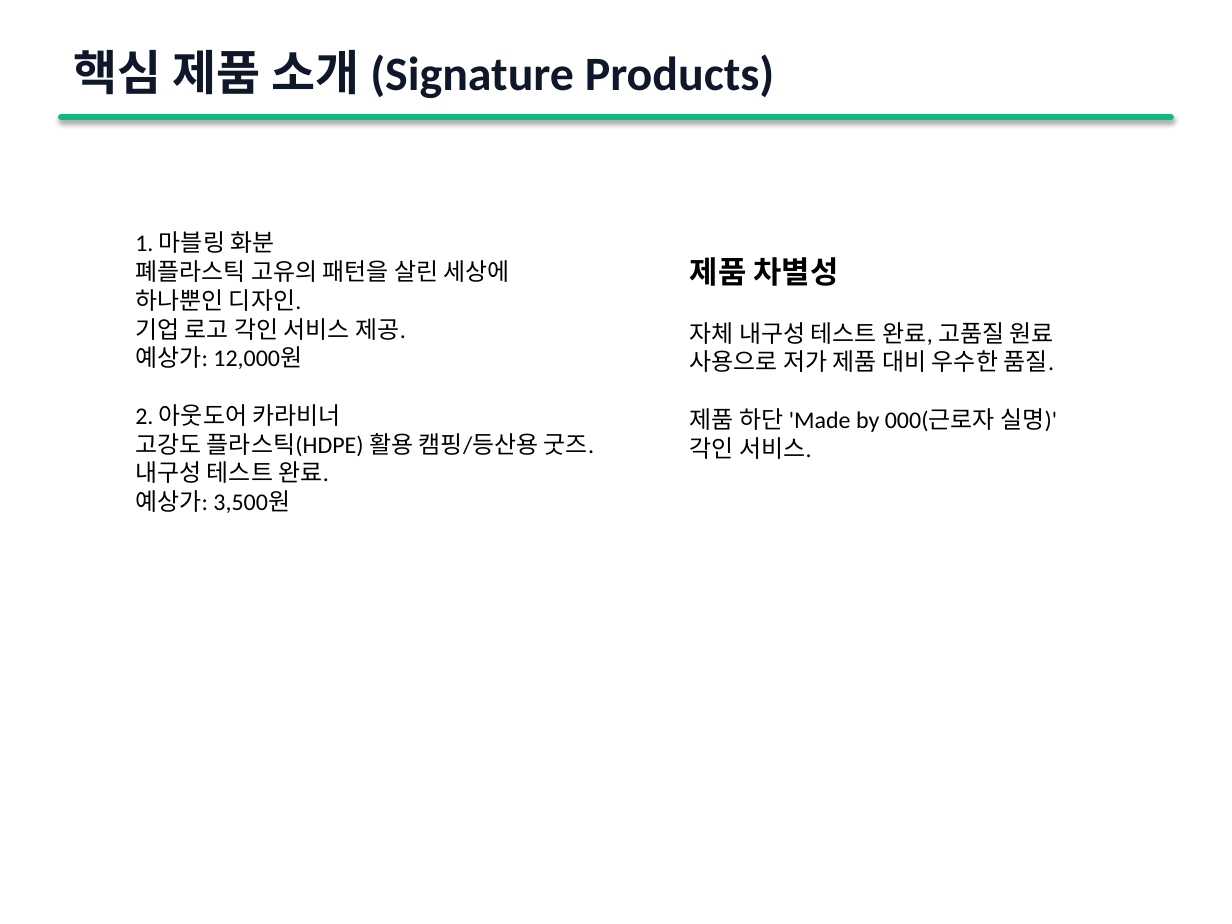
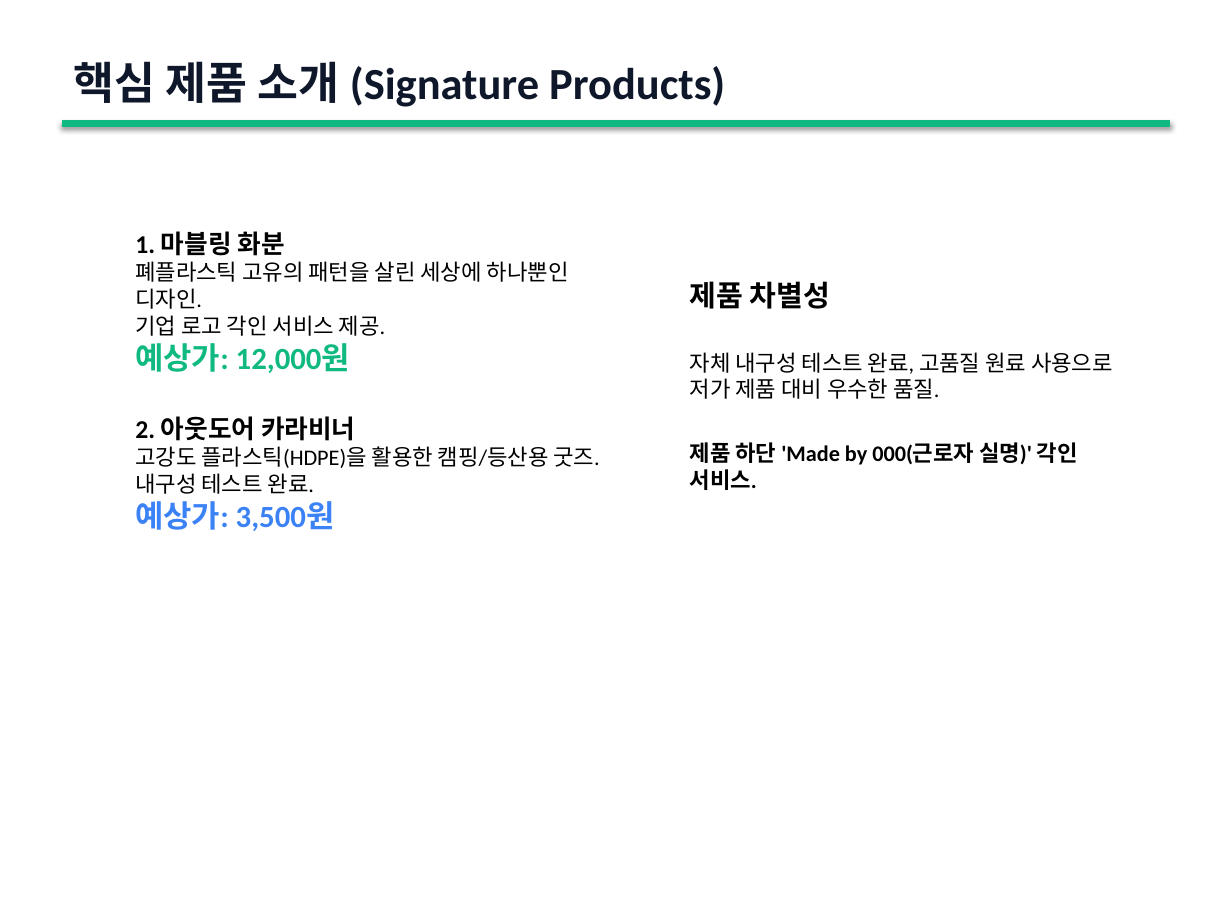
Before and after one commit to ROYSOE/claude-quickstarts, a slide deck: slide 5 of ReSpring_Business_Plan.pptx. Drawn at 1232x924 pixels with LibreOffice and Linux fonts; fonts in the diff are those of the drawing. Boxes give left, top, right and bottom in pixels: in the first picture for what was removed or moved away, otherwise in the second. Text is boxed around its words. In the diff, an @@ line names an element or a change of style, - is before the commit and + after.

```diff
--- a/ReSpring_Business_Plan.pptx
+++ b/ReSpring_Business_Plan.pptx
@@ text "핵심 제품 소개 (Signature Products)": place and size @@
-text "핵심 제품 소개 (Signature Products)" at (74,50,775,98)
+text "핵심 제품 소개 (Signature Products)" at (74,61,725,107)
@@ text "핵심 제품 소개 (Signature Products)" at (74,61,725,107): size 28 to 26 pt @@
@@ rectangle removed at (62,117,1170,117) @@
@@ line added from (62, 123) to (1170, 123), #10B981 4 pt @@
@@ text at (135,231,355,531): size 14 to 15 pt in "1. 마블링 화분", "2. 아웃도어 카라비너"; bold on in "1. 마블링 화분", "예상가: 12,000원", "2. 아웃도어 카라비너", "예상가: 3,500원"; size 14 to 18 pt in "예상가: 12,000원", "예상가: 3,500원"; text colour #000000 to #10B981 in "예상가: 12,000원"; text colour #000000 to #3B82F6 in "예상가: 3,500원" @@
@@ text at (135,261,569,336): text changed; size 14 to 13 pt @@
-폐플라스틱 고유의 패턴을 살린 세상에 하나뿐인 디자인.
-기업 로고 각인 서비스 제공.
+폐플라스틱 고유의 패턴을 살린 세상에 하나뿐인 디자인.
+기업 로고 각인 서비스 제공.
@@ text "제품 차별성": place and size @@
-text "제품 차별성" at (690,257,1057,459)
+text "제품 차별성" at (690,281,1113,490)
@@ text "제품 차별성" at (690,281,1113,490): size 18 to 17 pt in "제품 차별성"; size 14 to 13 pt; bold on in "제품 하단 'Made by 000(근로자 실명)' 각인 ..." @@
@@ text at (135,446,599,494): text changed; size 14 to 13 pt @@
-고강도 플라스틱(HDPE) 활용 캠핑/등산용 굿즈.
-내구성 테스트 완료.
+고강도 플라스틱(HDPE)을 활용한 캠핑/등산용 굿즈.
+내구성 테스트 완료.
```
Also in this commit, not shown: 16 other slides changed, 1 other file.
